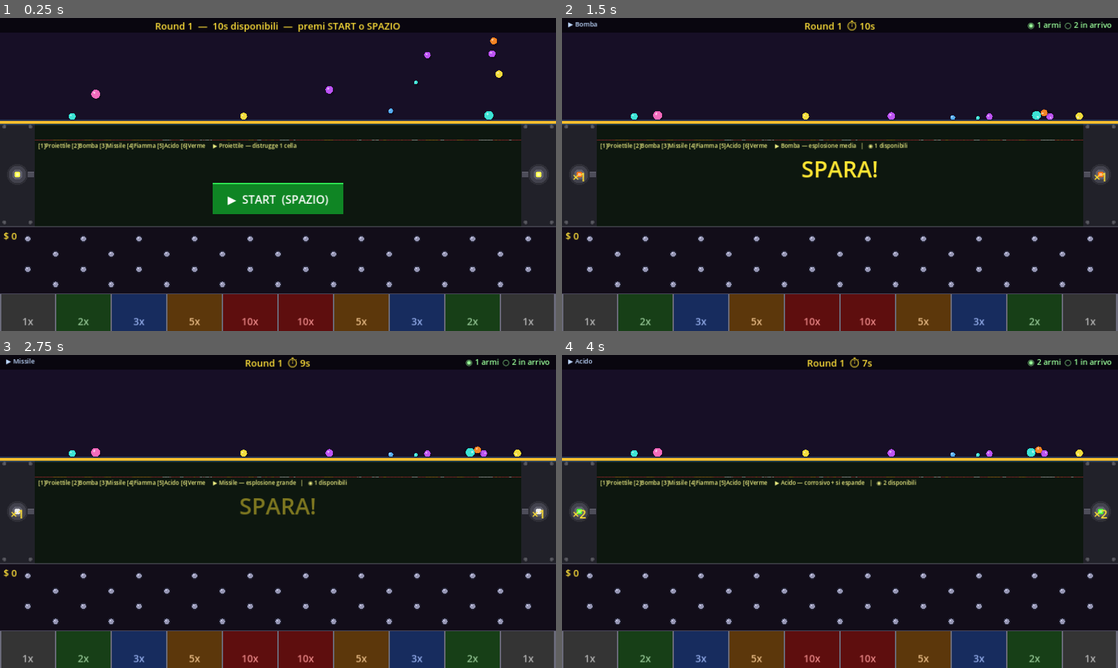
Above: before the commit, frames 1-4 (two rows, left to right).
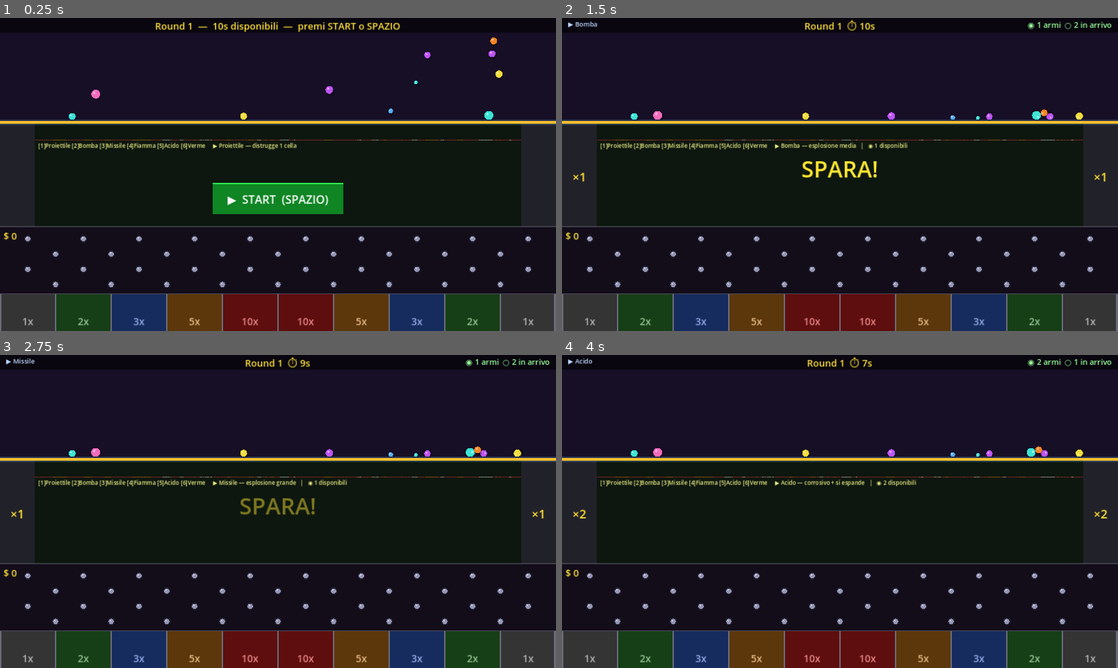
Above: after the commit, the same moments.

Repository: tanapox/TravelCalculator
Game: Godot game, scene res://scenes/Main.tscn
Same seed, same stepped clock (60 frames per second), same inputs: the game is played once before the commit and once after it.
Inputs (mouse positions are in pixels of both pictures, inside the frame that each line leads up to):
- Up to frame 1 (0.25 s): no input
- Up to frame 2 (1.5 s): tap Enter at 0.5 s; move the mouse to (962, 158) at 0.52 s; tap 1 at 0.6 s; click (962, 158) at 0.67 s; tap Space at 0.77 s; move the mouse to (728, 190) at 1.27 s; tap 2 at 1.35 s; click (728, 190) at 1.42 s
- Up to frame 3 (2.75 s): tap Space at 1.52 s; move the mouse to (333, 442) at 2.02 s; tap 3 at 2.1 s; click (333, 442) at 2.17 s
- Up to frame 4 (4 s): move the mouse to (812, 574) at 2.77 s; tap 4 at 2.85 s; click (812, 574) at 2.92 s; tap Space at 3.02, 3.5, 3.77 s; move the mouse to (1006, 558) at 3.52 s; tap 5 at 3.6 s; click (1006, 558) at 3.67 s

The runs differ from the first frame. In frame 1, 0.4% of the frame differs, in the area x 0-100%, y 34-66%; in frame 2, 0.3%; in frame 3, 0.3%; in frame 4, 0.3%.

Commit message:
Remove barrel and launcher circle from weapon panels
_draw_launcher_panel now draws only the background rect.
Barrel (square) and concentric launcher circles removed.
Placed weapon indicators still show at the clicked y position.

Co-Authored-By: Claude Sonnet 4.6 <noreply@anthropic.com>
Claude-Session: https://claude.ai/code/session_01QzGJouKABdY15psrR5EvZo

Diff:
--- a/scripts/DestructibleArea.gd
+++ b/scripts/DestructibleArea.gd
@@ -334,8 +334,8 @@
 # ── _draw: pannelli laterali (z sotto la texture) ────────────────────────────
 
 func _draw() -> void:
-	_draw_launcher_panel(LEFT_LAUNCHER,  Rect2(0,              0, LAUNCHER_W, AREA_H), true)
-	_draw_launcher_panel(RIGHT_LAUNCHER, Rect2(AREA_W - LAUNCHER_W, 0, LAUNCHER_W, AREA_H), false)
+	_draw_launcher_panel(Rect2(0,                    0, LAUNCHER_W, AREA_H))
+	_draw_launcher_panel(Rect2(AREA_W - LAUNCHER_W, 0, LAUNCHER_W, AREA_H))
 	if shots_available > 0:
 		var font: Font = ThemeDB.fallback_font
 		var txt: String = "×%d" % shots_available
@@ -353,24 +353,8 @@
 		draw_circle(Vector2(cx, cy), 11.0, col)
 		draw_circle(Vector2(cx, cy), 5.0,  col.lightened(0.6))
 
-func _draw_launcher_panel(center: Vector2, rect: Rect2, faces_right: bool) -> void:
+func _draw_launcher_panel(rect: Rect2) -> void:
 	draw_rect(rect, Color(0.13, 0.13, 0.16))
-	for corner in [rect.position + Vector2(10, 10),
-				   rect.position + Vector2(rect.size.x - 10, 10),
-				   rect.position + Vector2(10, rect.size.y - 10),
-				   rect.position + Vector2(rect.size.x - 10, rect.size.y - 10)]:
-		draw_circle(corner, 5.0, Color(0.25, 0.25, 0.28))
-		draw_circle(corner, 3.0, Color(0.35, 0.35, 0.38))
-	var barrel_w := 32.0
-	var barrel_h := 14.0
-	var bx := center.x + (6.0 if faces_right else -barrel_w - 6.0)
-	draw_rect(Rect2(bx, center.y - barrel_h * 0.5, barrel_w, barrel_h), Color(0.30, 0.30, 0.35))
-	draw_rect(Rect2(bx, center.y - barrel_h * 0.5, barrel_w, 2), Color(0.40, 0.40, 0.45))
-	draw_circle(center, 24.0, Color(0.18, 0.18, 0.21))
-	draw_circle(center, 20.0, Color(0.26, 0.26, 0.30))
-	draw_circle(center, 12.0, Color(0.38, 0.38, 0.43))
-	draw_circle(center, 7.0,  WEAPONS[current_weapon].color)
-	draw_circle(center, 3.5,  WEAPONS[current_weapon].color.lightened(0.5))
 
 
 # ── Process ───────────────────────────────────────────────────────────────────
